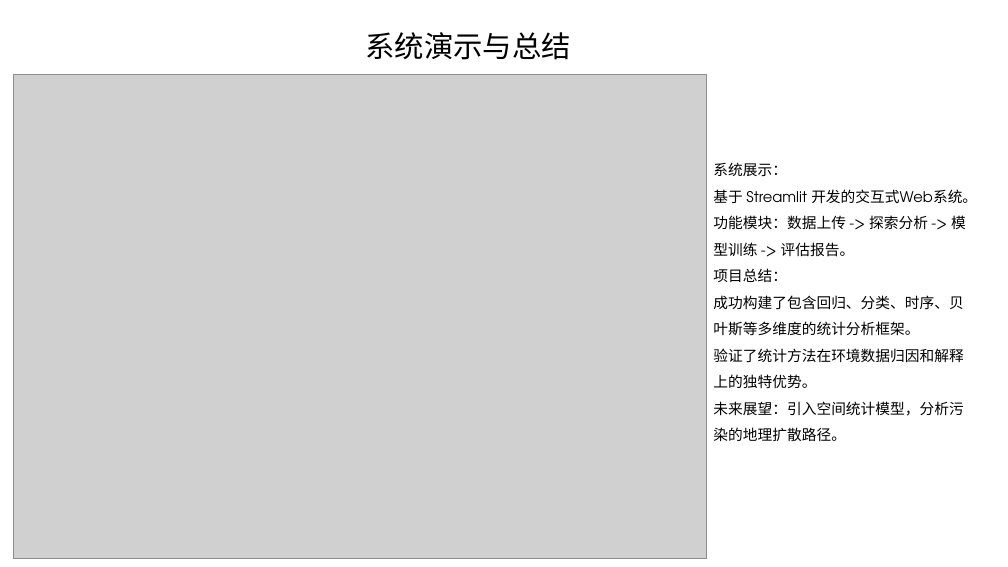
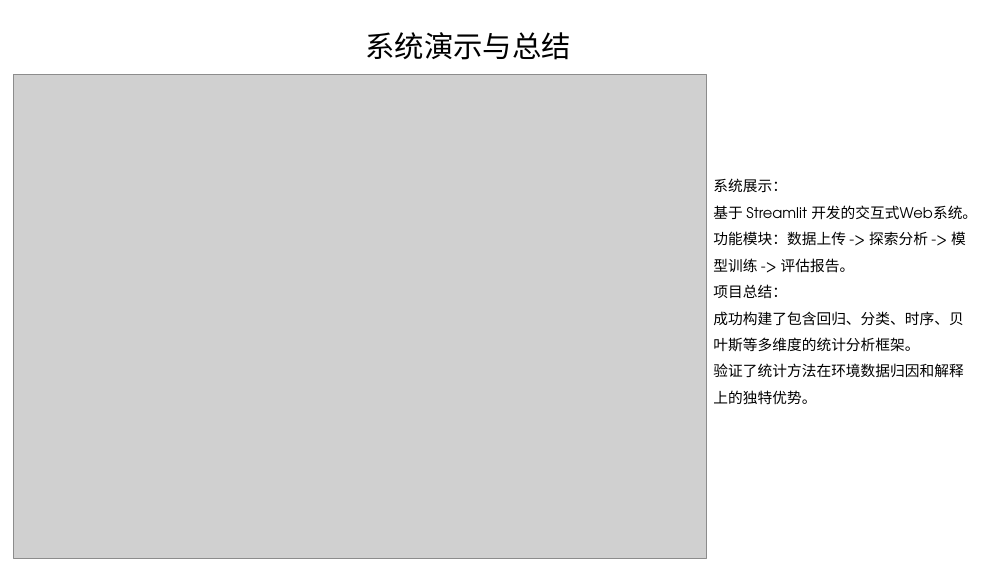
Before and after one commit to L-Dramatic/Stat-Modeling, a slide deck: slide 8 of Docs/统计分析与建模.pptx. Drawn at 1008x567 pixels with LibreOffice and Linux fonts; fonts in the diff are those of the drawing; grey boxes stand for pictures; background and template pictures are left out. Boxes give left, top, right and bottom in pixels: in the first picture for what was removed or moved away, otherwise in the second. Text is boxed around its words. In the diff, an @@ line names an element or a change of style, - is before the commit and + after.

```diff
--- a/Docs/统计分析与建模.pptx
+++ b/Docs/统计分析与建模.pptx
@@ text "系统展示：": place and size @@
-text "系统展示：" at <box>713,162,977,441</box>
+text "系统展示：" at <box>713,178,977,405</box>
@@ text at <box>713,401,963,441</box>: paragraph removed @@
-未来展望：引入空间统计模型，分析污染的地理扩散路径。
```
Also in this commit, not shown: 1 other slide changed.
